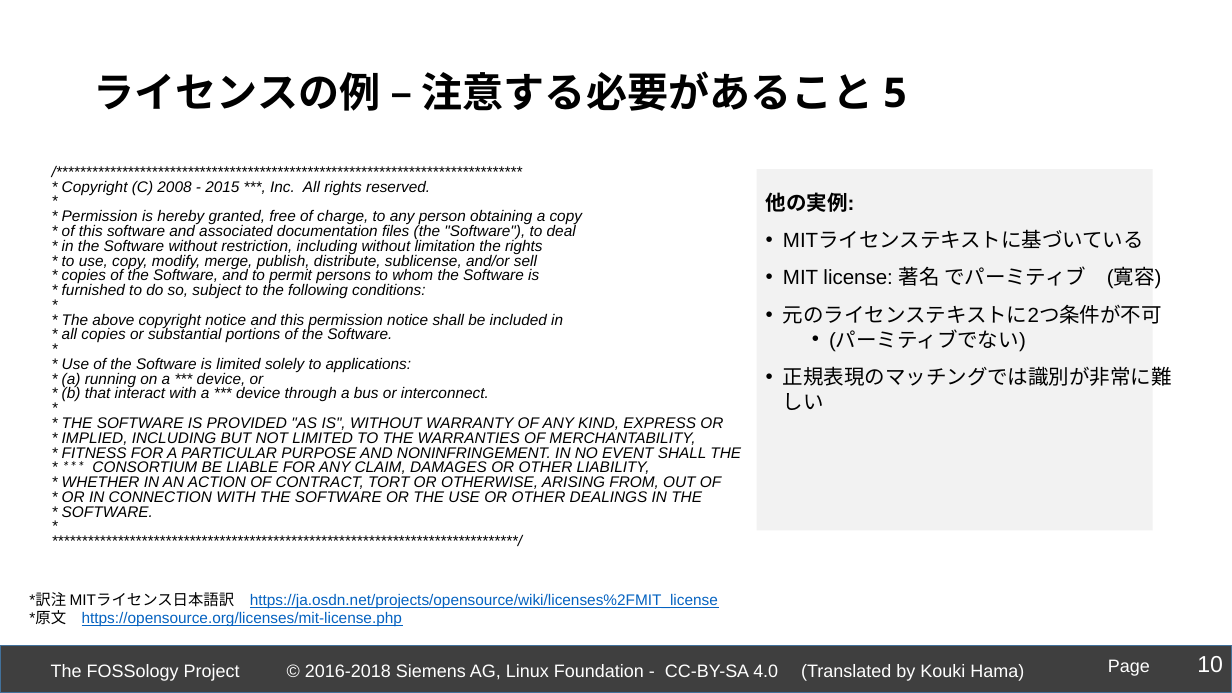
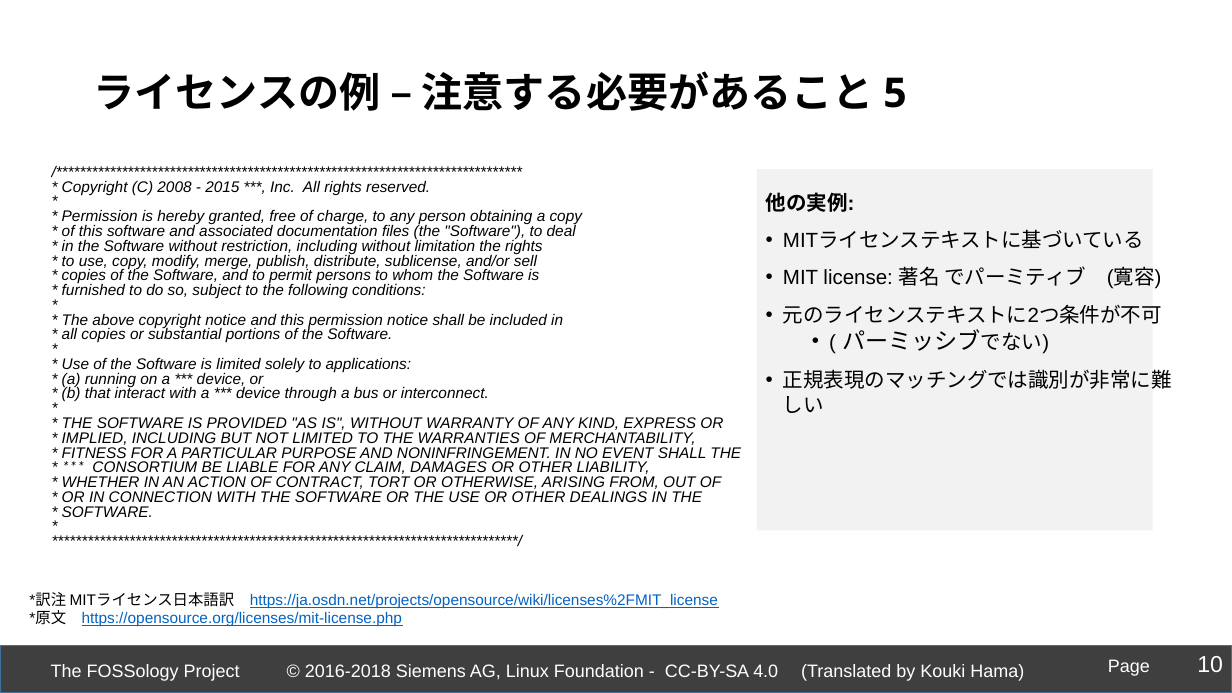
Before and after one commit to fossology/FOSSologySlides, a slide deck: slide 10 of Module-A-JPN-Motivation.pptx. Drawn at 1232x693 pixels with LibreOffice and Linux fonts; fonts in the diff are those of the drawing; background and template pictures are left out. Boxes give left, top, right and bottom in pixels: in the first picture for what was removed or moved away, otherwise in the second. Text is boxed around its words. In the diff, an @@ line names an element or a change of style, - is before the commit and + after.

```diff
--- a/Module-A-JPN-Motivation.pptx
+++ b/Module-A-JPN-Motivation.pptx
@@ text at bbox=[842, 329, 1049, 354]: text changed; size 16 to 18 pt @@
-  • (パーミティブでない)
+  • ( パーミッシブでない)
```
Also in this commit, not shown: 7 other slides changed.
